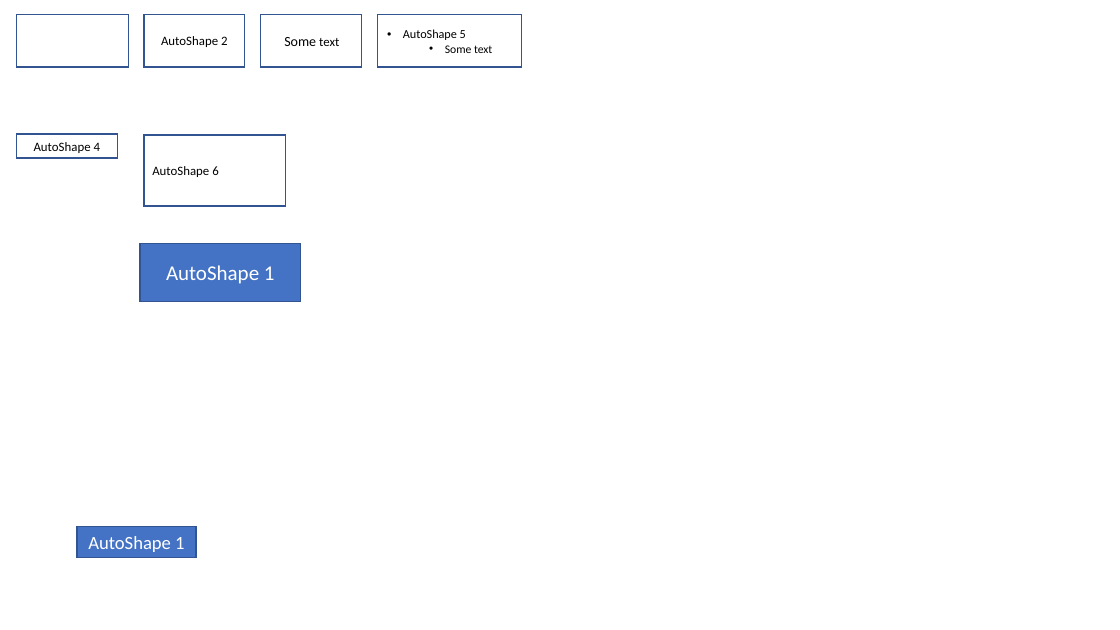
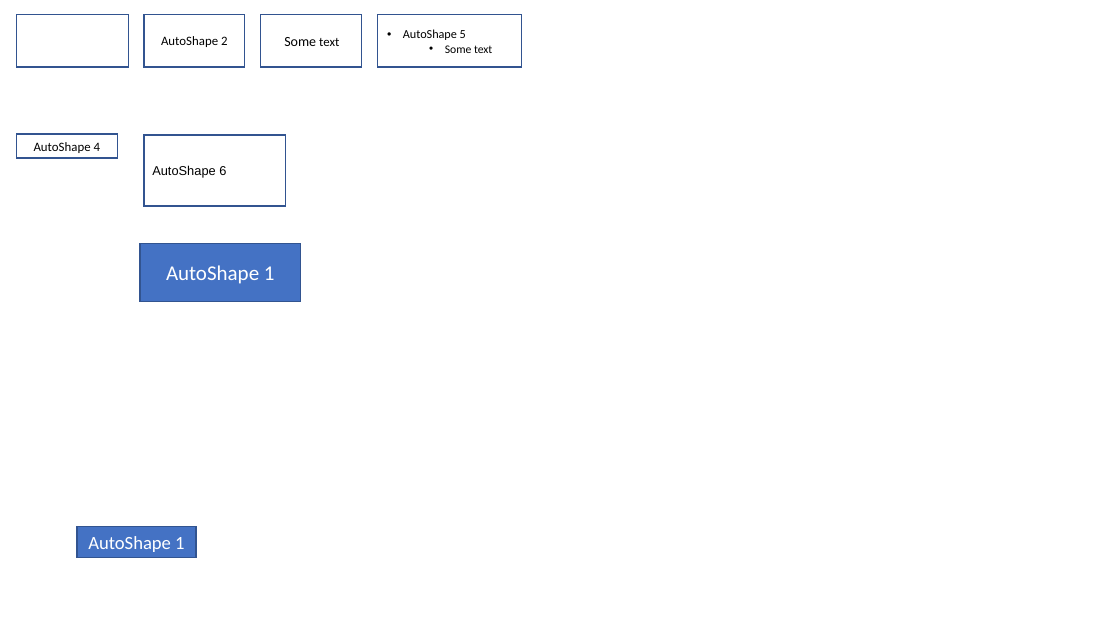
Before and after one commit to ShapeCrawler/ShapeCrawler, a slide deck: slide 1 of ShapeCrawler.Tests/Resource/autoshape/autoshape-case003.pptx. Drawn at 1120x630 pixels with LibreOffice and Linux fonts; fonts in the diff are those of the drawing. Boxes give left, top, right and bottom in pixels: in the first picture for what was removed or moved away, otherwise in the second. Text is boxed around its words. In the diff, an @@ line names an element or a change of style, - is before the commit and + after.

```diff
--- a/ShapeCrawler.Tests/Resource/autoshape/autoshape-case003.pptx
+++ b/ShapeCrawler.Tests/Resource/autoshape/autoshape-case003.pptx
@@ rectangle "AutoShape 6" at bbox=[144, 135, 286, 207]: font Calibri to Arial @@
```
Also in this commit, not shown: 1 other file.
